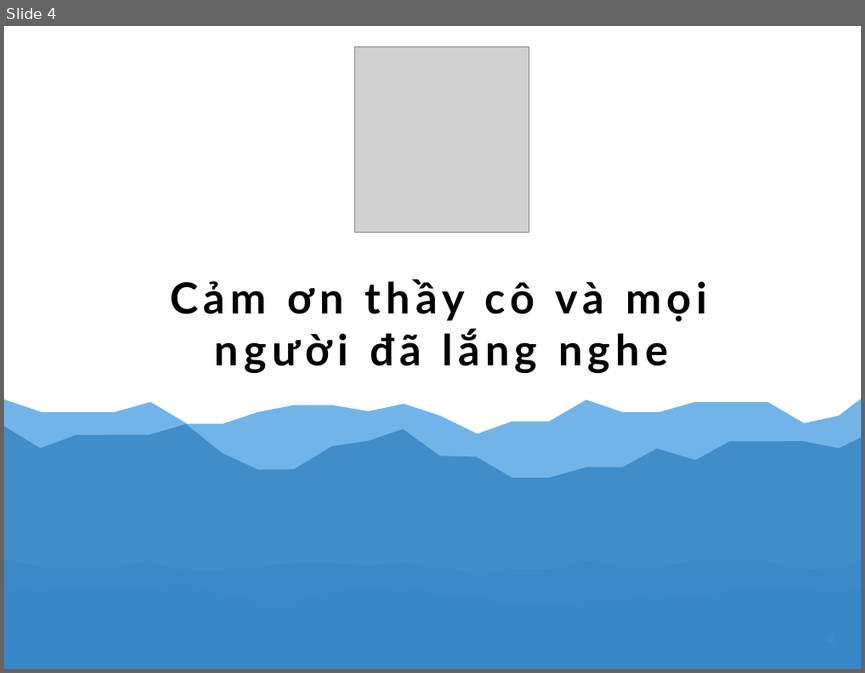
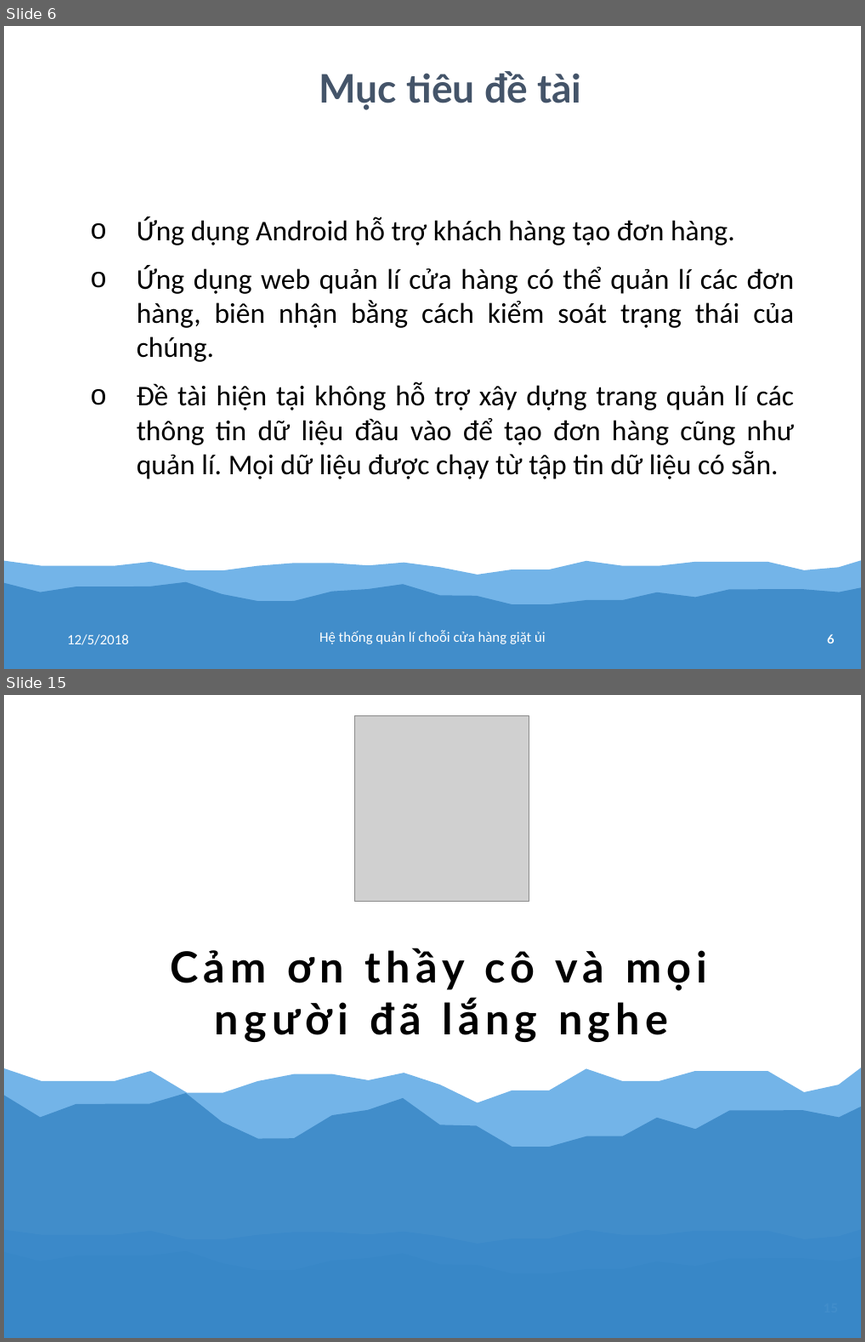
Before and after one commit to tranhoanghuan/Lu-n-v-n, a slide deck: baoCao/bao_cao.pptx. Shown one above the other, each under a label of ours: slide 4 before the commit, slides 6 and 15 after it; the slides between them are not shown. The pictures are 865x673 and 865x1342 pixels, drawn with LibreOffice and Linux fonts; fonts in the diff are those of the drawing; grey boxes stand for pictures. Boxes give left, top, right and bottom in pixels: in the first picture for what was removed or moved away, otherwise in the second. Text is boxed around its words. In the diff, an @@ line names an element or a change of style, - is before the commit and + after.

```diff
--- a/baoCao/bao_cao.pptx
+++ b/baoCao/bao_cao.pptx
@@ slide 6 added at <box>4,26,861,669</box>, background #FFFFFF; not listed: 2 template elements that a slide beside it also shows @@
@@ text added at <box>319,71,581,110</box>, 66 pt, text #445469, bold @@
+Mục tiêu đề tài
@@ text added at <box>137,216,794,479</box>, 48 pt, text #000000 @@
+      o Ứng dụng Android hỗ trợ khách hàng tạo đơn hàng.
+      o Ứng dụng web quản lí cửa hàng có thể quản lí các đơn hàng, biên nhận bằng cách kiểm soát trạng thái của chúng.
+      o Đề tài hiện tại không hỗ trợ xây dựng trang quản lí các thông tin dữ liệu đầu vào để tạo đơn hàng cũng như quản lí. Mọi dữ liệu được chạy từ tập tin dữ liệu có sẵn.
@@ text added at <box>67,634,129,645</box>, 24 pt, text #FFFFFF @@
+12/5/2018
@@ text added at <box>319,630,545,644</box>, 24 pt, text #FFFFFF @@
+Hệ thống quản lí choỗi cửa hàng giặt ủi
@@ page number added at <box>827,634,834,643</box>, 21 pt, text #FFFFFF, bold @@
+6
@@ what was slide 4 is now slide 15 @@
```
Also in this commit, not shown: 3 slides changed, 10 other slides added.
